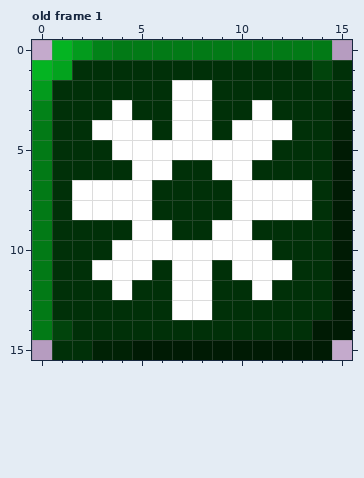
File history of a pixel-art file, Assets/Sprites/Setting.aseprite. Above is the file before it was changed.
16x16 pixels, 1 frame. Colours within 5 levels of each other are drawn and written as one. Shown: old frame 1. The commit also changed other frames, which this record leaves out.
Once edited:
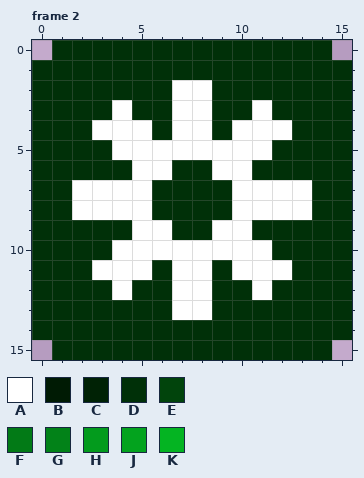
Palette (. is transparent): A #ffffff  B #001b04  C #002205  D #003008  E #01440c  F #027a16  G #028218  H #039b1d  J #03a31e  K #04b422
A new or re-ordered frame is compared with the old frame closest to it.
Diff:
frames 1 -> 3
Frame 2 is new; against old frame 1, layer "レイヤー 1":
y 0: x 1..14 KHGFFFFFFFFFFF -> DDDDDDDDDDDDDD
y 1: x 0..1 KJ -> DD; x 14 E -> D
y 2: x 0 H -> D
y 3: x 0 G -> D; x 15 C -> D
y 4: x 0 F -> D; x 15 C -> D
y 5..13: x 0 F -> D; x 15 B -> D
y 14: x 0..1 FE -> DD; x 14..15 BB -> DD
y 15: x 3..14 CCBBBBBBBBBB -> DDDDDDDDDDDD
Changed places in both pictures, as pixel boxes (x1, y1, x2, y2):
changed: (32, 40, 352, 360)
